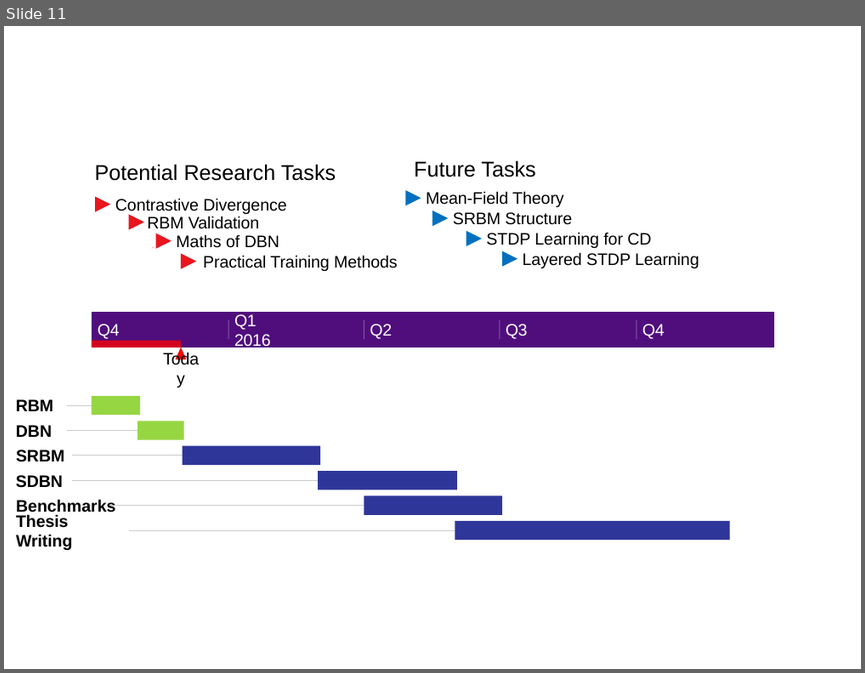
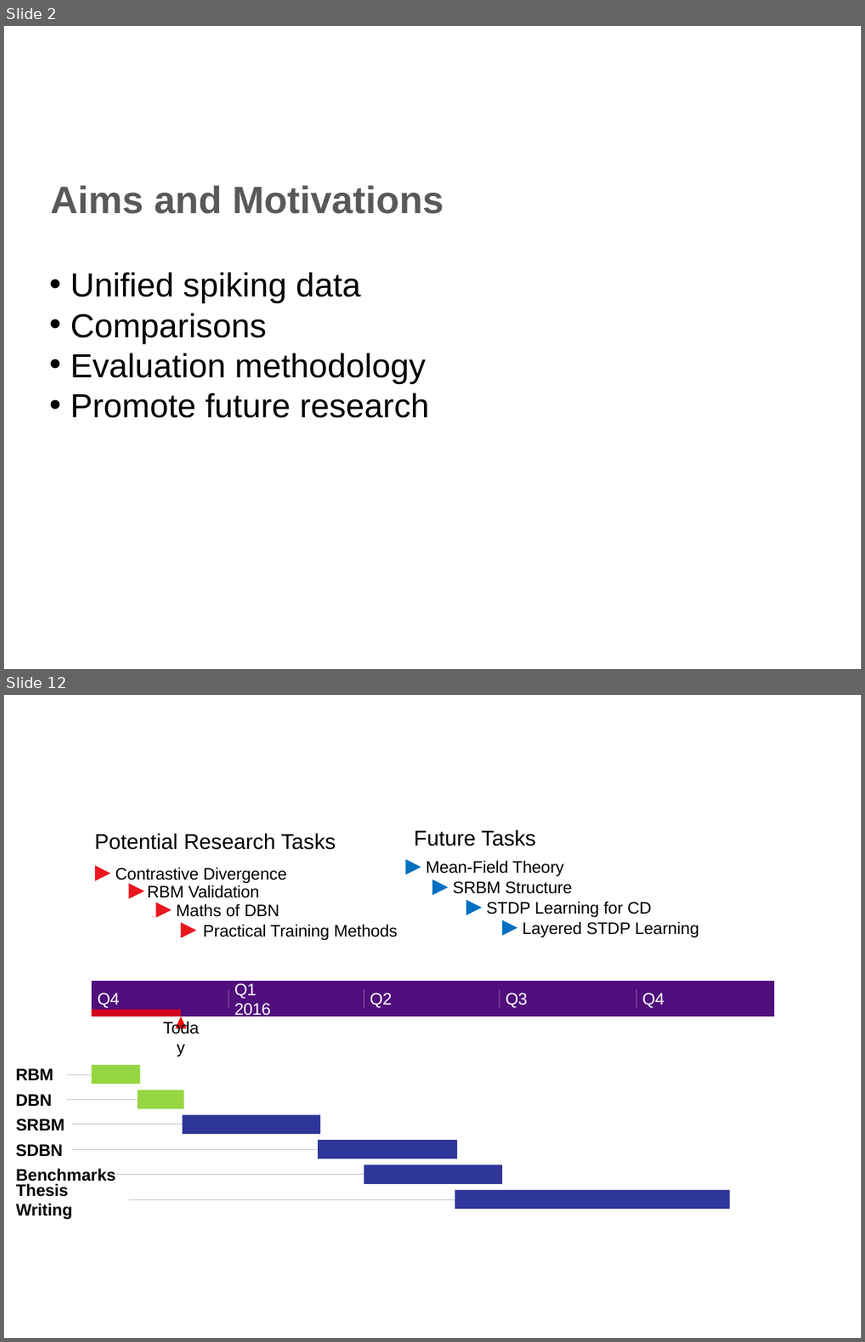
Before and after one commit to qian-liu/2nd_year_short_report, a slide deck: 2nd_year_int.pptx. Shown one above the other, each under a label of ours: slide 11 before the commit, slides 2 and 12 after it; the slides between them are not shown. The pictures are 865x673 and 865x1342 pixels, drawn with LibreOffice and Linux fonts; fonts in the diff are those of the drawing; background and template pictures are left out. Boxes give left, top, right and bottom in pixels: in the first picture for what was removed or moved away, otherwise in the second. Text is boxed around its words. In the diff, an @@ line names an element or a change of style, - is before the commit and + after.

```diff
--- a/2nd_year_int.pptx
+++ b/2nd_year_int.pptx
@@ slide 2 added at box(4, 26, 861, 669), background #FFFFFF @@
@@ text added at box(51, 185, 444, 214), 32 pt, text #595959, bold @@
+Aims and Motivations
@@ text added at box(70, 272, 429, 418), 28 pt, text #000000 @@
+• Unified spiking data
+• Comparisons
+• Evaluation methodology
+• Promote future research
@@ what was slide 11 is now slide 12 @@
```
Also in this commit, not shown: 3 slides changed, 7 other slides added, 7 slides removed, 4 other files.
